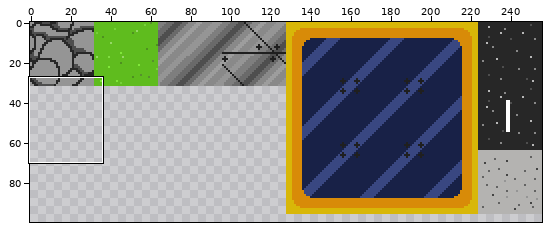
Two versions of one pixel-art file, textures/futuristic_tile_set.ase. Above, an overview of the earlier version with the close-up marked.
Close-up. As it was:
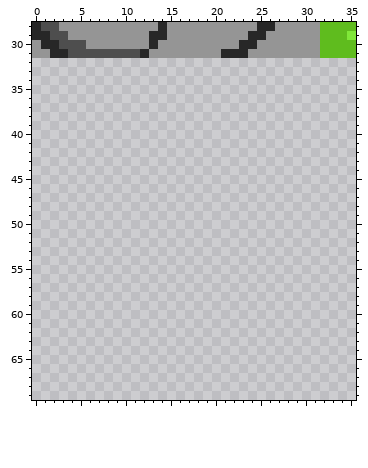
256x256 pixels, 1 frame. Colours within 5 levels of each other are drawn and written as one. Shown: x 0..35, y 28..69. The wide view leaves out empty margins.
And afterwards:
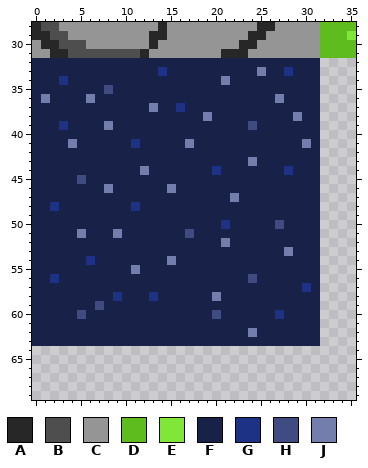
Palette (. is transparent): A #272727  B #4e4e4e  C #959595  D #5fbc1e  E #80e739  F #182147  G #1e3285  H #404c81  J #737ead
Difference:
{"y":32,"x":0,"old":"................................","new":"FFFFFFFFFFFFFFFFFFFFFFFFFFFFFFFF"}
{"y":33,"x":0,"old":"................................","new":"FFFFFFFFFFFFFFGFFFFFFFFFFJFFGFFF"}
{"y":34,"x":0,"old":"................................","new":"FFFGFFFFFFFFFFFFFFFFFJFFFFFFFFFF"}
{"y":35,"x":0,"old":"................................","new":"FFFFFFFFHFFFFFFFFFFFFFFFFFFFFFFF"}
{"y":36,"x":0,"old":"................................","new":"FJFFFFJFFFFFFFFFFFFFFFFFFFFJFFFF"}
{"y":37,"x":0,"old":"................................","new":"FFFFFFFFFFFFFJFFGFFFFFFFFFFFFFFF"}
{"y":38,"x":0,"old":"................................","new":"FFFFFFFFFFFFFFFFFFFJFFFFFFFFFJFF"}
{"y":39,"x":0,"old":"................................","new":"FFFGFFFFJFFFFFFFFFFFFFFFHFFFFFFF"}
{"y":40,"x":0,"old":"................................","new":"FFFFFFFFFFFFFFFFFFFFFFFFFFFFFFFF"}
{"y":41,"x":0,"old":"................................","new":"FFFFJFFFFFFGFFFFFJFFFFFFFFFFFFJF"}
{"y":42,"x":0,"old":"................................","new":"FFFFFFFFFFFFFFFFFFFFFFFFFFFFFFFF"}
{"y":43,"x":0,"old":"................................","new":"FFFFFFFFFFFFFFFFFFFFFFFFJFFFFFFF"}
{"y":44,"x":0,"old":"................................","new":"FFFFFFFFFFFFJFFFFFFFGFFFFFFFGFFF"}
{"y":45,"x":0,"old":"................................","new":"FFFFFHFFFFFFFFFFFFFFFFFFFFFFFFFF"}
{"y":46,"x":0,"old":"................................","new":"FFFFFFFFJFFFFFFJFFFFFFFFFFFFFFFF"}
{"y":47,"x":0,"old":"................................","new":"FFFFFFFFFFFFFFFFFFFFFFJFFFFFFFFF"}
{"y":48,"x":0,"old":"................................","new":"FFGFFFFFFFFGFFFFFFFFFFFFFFFFFFFF"}
{"y":49,"x":0,"old":"................................","new":"FFFFFFFFFFFFFFFFFFFFFFFFFFFFFFFF"}
{"y":50,"x":0,"old":"................................","new":"FFFFFFFFFFFFFFFFFFFFFGFFFFFHFFFF"}
{"y":51,"x":0,"old":"................................","new":"FFFFFJFFFJFFFFFFFHFFFFFFFFFFFFFF"}
{"y":52,"x":0,"old":"................................","new":"FFFFFFFFFFFFFFFFFFFFFJFFFFFFFFFF"}
{"y":53,"x":0,"old":"................................","new":"FFFFFFFFFFFFFFFFFFFFFFFFFFFFJFFF"}
{"y":54,"x":0,"old":"................................","new":"FFFFFFGFFFFFFFFJFFFFFFFFFFFFFFFF"}
{"y":55,"x":0,"old":"................................","new":"FFFFFFFFFFFJFFFFFFFFFFFFFFFFFFFF"}
{"y":56,"x":0,"old":"................................","new":"FFGFFFFFFFFFFFFFFFFFFFFFHFFFFFFF"}
{"y":57,"x":0,"old":"................................","new":"FFFFFFFFFFFFFFFFFFFFFFFFFFFFFFGF"}
{"y":58,"x":0,"old":"................................","new":"FFFFFFFFFGFFFGFFFFFFJFFFFFFFFFFF"}
{"y":59,"x":0,"old":"................................","new":"FFFFFFFHFFFFFFFFFFFFFFFFFFFFFFFF"}
{"y":60,"x":0,"old":"................................","new":"FFFFFHFFFFFFFFFFFFFFHFFFFFFGFFFF"}
{"y":61,"x":0,"old":"................................","new":"FFFFFFFFFFFFFFFFFFFFFFFFFFFFFFFF"}
{"y":62,"x":0,"old":"................................","new":"FFFFFFFFFFFFFFFFFFFFFFFFJFFFFFFF"}
{"y":63,"x":0,"old":"................................","new":"FFFFFFFFFFFFFFFFFFFFFFFFFFFFFFFF"}
